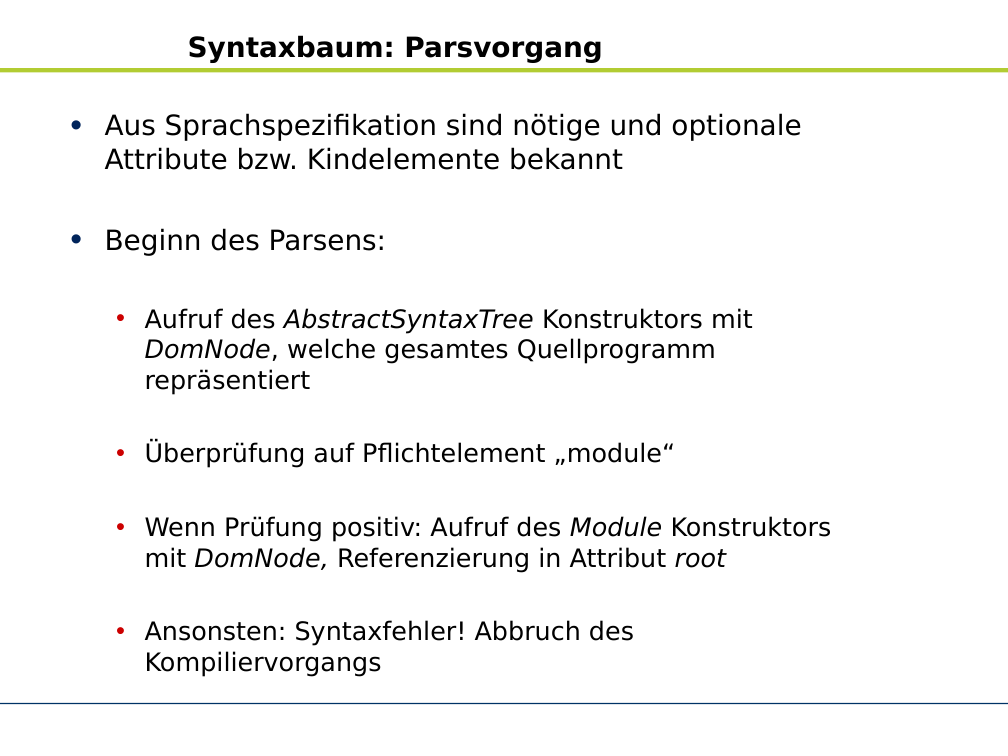
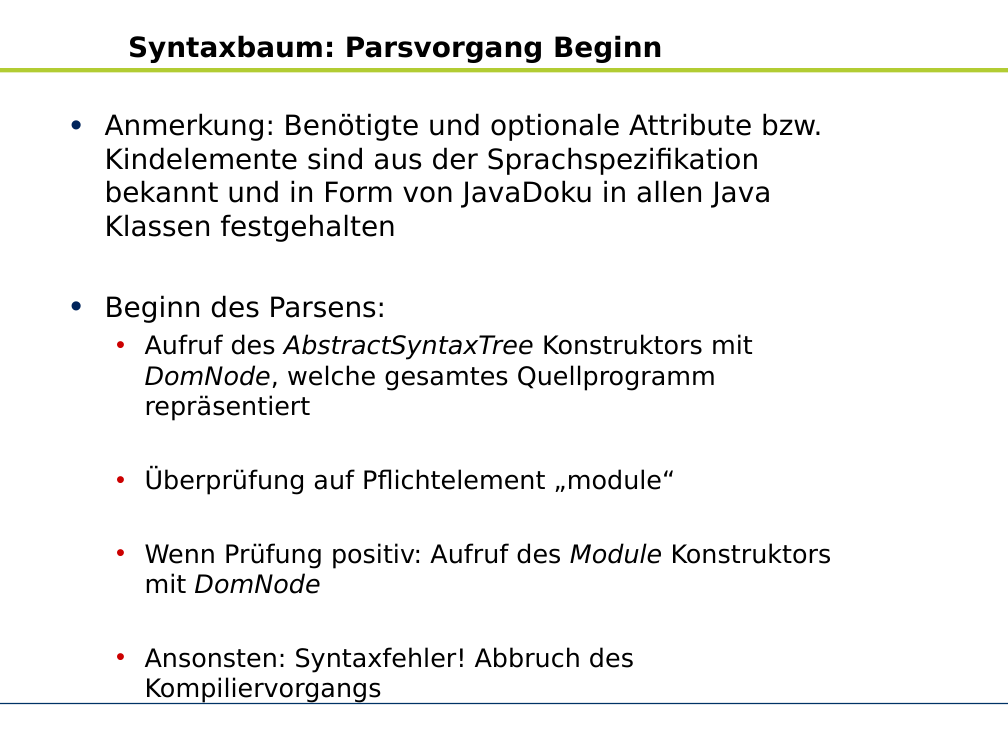
Before and after one commit to zhongxinhua/sose10-swp-uebersetzerbau, a slide deck: slide 6 of trunk/dokumentation/AR_SWP Uebersetzerbau (SS10)_v2.pptx. Drawn at 1008x756 pixels with LibreOffice and Linux fonts; fonts in the diff are those of the drawing; background and template pictures are left out. Boxes give left, top, right and bottom in pixels: in the first picture for what was removed or moved away, otherwise in the second. Text is boxed around its words. In the diff, an @@ line names an element or a change of style, - is before the commit and + after.

```diff
--- a/trunk/dokumentation/AR_SWP Uebersetzerbau (SS10)_v2.pptx
+++ b/trunk/dokumentation/AR_SWP Uebersetzerbau (SS10)_v2.pptx
@@ title at (128,35,662,62): text changed @@
-Syntaxbaum: Parsvorgang
+Syntaxbaum: Parsvorgang Beginn
@@ text at (105,113,822,242): text changed @@
-• Aus Sprachspezifikation sind nötige und optionale Attribute bzw. Kindelemente bekannt
+• Anmerkung: Benötigte und optionale Attribute bzw. Kindelemente sind aus der Sprachspezifikation bekannt und in Form von JavaDoku in allen Java Klassen festgehalten
@@ text at (145,543,832,594): text changed @@
-  • Wenn Prüfung positiv: Aufruf des Module Konstruktors mit DomNode, Referenzierung in Attribut root
+  • Wenn Prüfung positiv: Aufruf des Module Konstruktors mit DomNode
```
Also in this commit, not shown: 5 other slides changed, 6 slides added, 2 slides removed.
